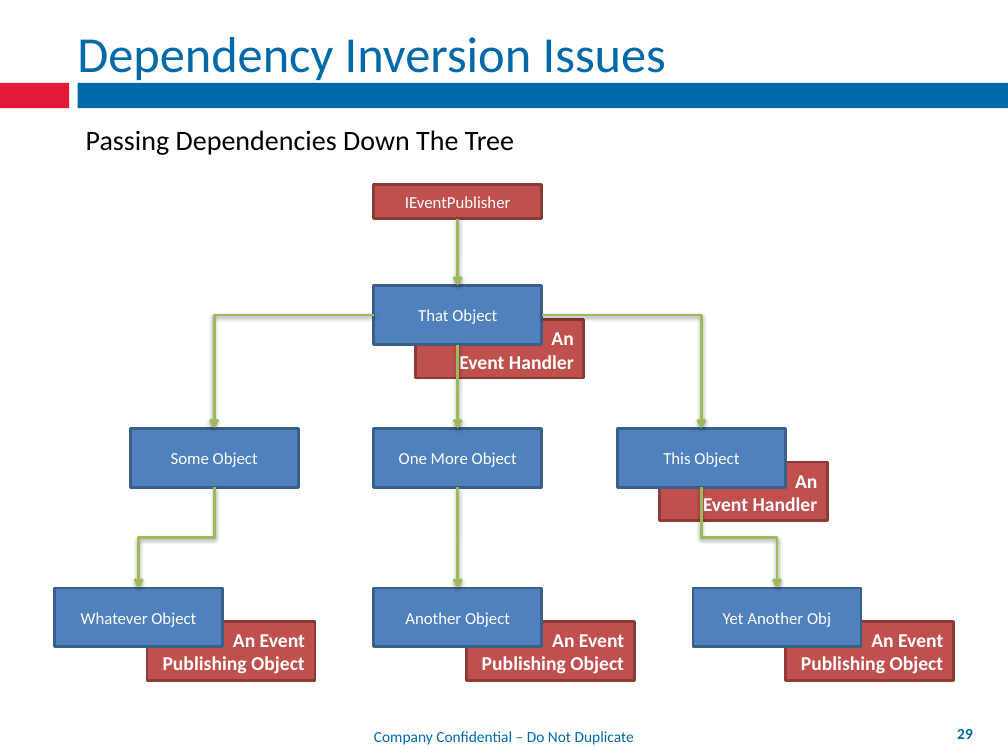
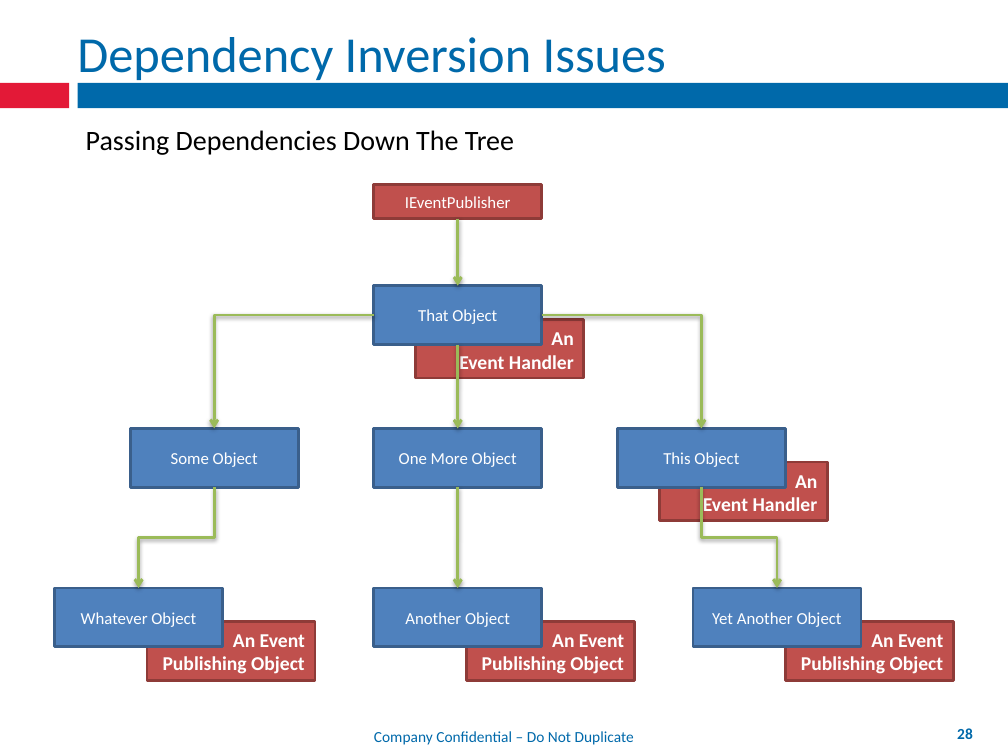
Before and after one commit to mxriverlynn/presentations-and-training, a slide deck: slide 28 of Decoupling Workflow With App Controler/Decoupling Workflow From Forms.pptx (slide 29 before the commit). Drawn at 1008x756 pixels with LibreOffice and Linux fonts; fonts in the diff are those of the drawing; background and template pictures are left out. Boxes give left, top, right and bottom in pixels: in the first picture for what was removed or moved away, otherwise in the second. Text is boxed around its words. In the diff, an @@ line names an element or a change of style, - is before the commit and + after.

```diff
--- a/Decoupling Workflow With App Controler/Decoupling Workflow From Forms.pptx
+++ b/Decoupling Workflow With App Controler/Decoupling Workflow From Forms.pptx
@@ text in rectangle at (712,612,842,627): text changed @@
-Yet Another Obj
+Yet Another Object
@@ page number at (957,728,973,739): text changed @@
-29
+28
```
Also in this commit, not shown: 4 other slides changed, 1 slide removed.
